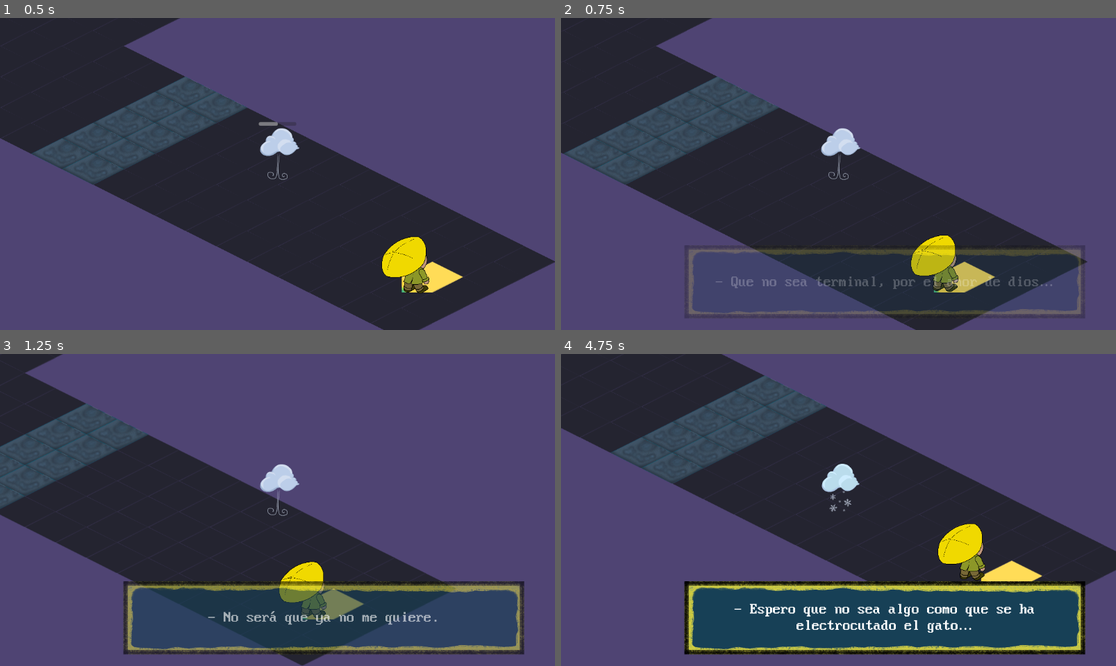
Above: before the commit, frames 1-4 (two rows, left to right).
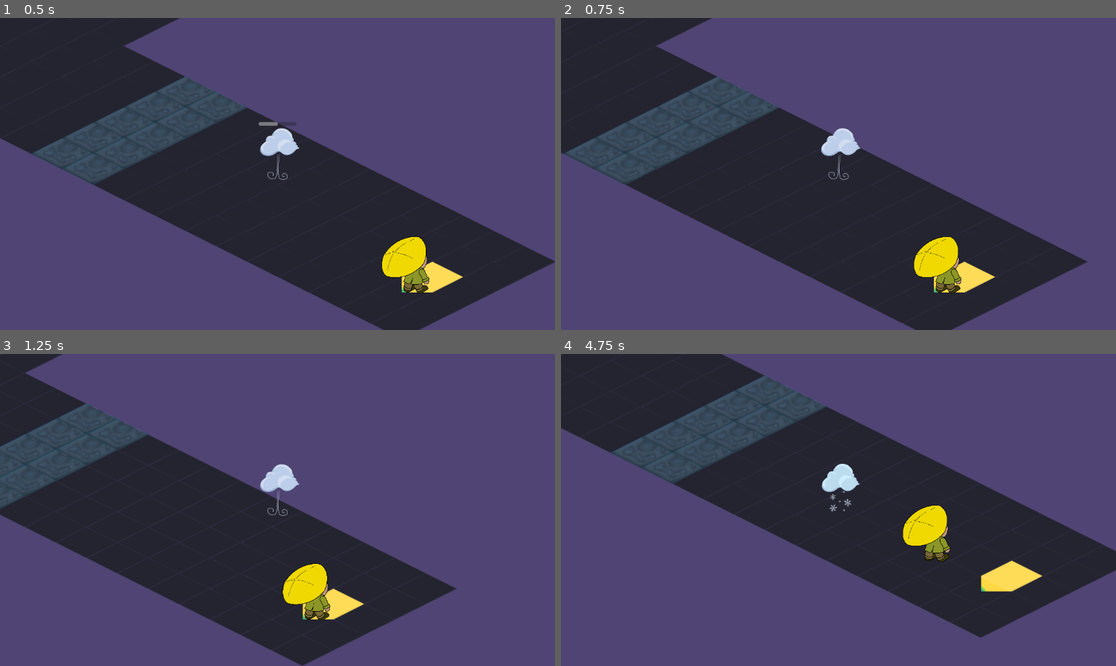
Above: after the commit, the same moments.

Repository: ManuelOteroFernandez/corujam2
Game: Godot game, scene res://LvlOne.tscn
The game is run twice, just before and just after one commit, with the same random seed, the same clock (stepped at 60 frames per second) and the same inputs. This scene is started directly instead of the project's main scene. The engine's default icon, where the game draws it, is replaced by a stand-in: a white triangle on a blue panel in a dark square.
Inputs:
- Up to frame 1 (0.5 s): no input
- Up to frame 2 (0.75 s): tap Enter (ui_accept) at 0.5 s; hold D (move_right) from 0.53 s (still down); tap E (interact) at 0.6 s
- Up to frame 3 (1.25 s): keep holding D (move_right); tap Enter (ui_accept) at 0.77, 0.8, 1.07 s
- Up to frame 4 (4.75 s): release D (move_right) at 1.28 s; hold S (move_down) 1.28-2.03 s; tap Enter (ui_accept) at 1.35, 1.52, 1.82, 2.3, 3.02, 3.32, 3.77, 3.8, 4.07, 4.52 s; tap E (interact) at 1.55, 2.1, 3.05, 4.55 s; hold D (move_right) 2.03-2.78 s; hold W (move_up) 2.78-3.53 s; tap Left (power_01) at 2.85 s; hold Up (power_02) 3.53-4.28 s; hold A (move_left) from 3.53 s (still down); tap Down (power_03) at 4.35 s

Frame 1 is identical in both runs. In frame 2, 4.0% of the frame differs, in the area x 22-95%, y 69-97%; in frame 3, 12%; in frame 4, 19%, in the area x 22-95%, y 48-97%.

Commit message:
FIX Messages

Diff:
--- a/level.gd
+++ b/level.gd
@@ -39,7 +39,7 @@
 	if not npc_path.is_running:
 		return
 
-	npc_path.stop()
+	npc_path.stop_by_death()
 
 	death_screen.show_screen(text)
 
--- a/npc/npc_path.gd
+++ b/npc/npc_path.gd
@@ -20,6 +20,9 @@
 	if current_goal < stop_points.size() - 1:
 		current_goal += 1
 
+func stop_by_death():
+	is_running = false
+
 func _process(delta: float) -> void:
 	if not is_running:
 		return
@@ -31,12 +34,6 @@
 		stop()
 
 
-func _input(event: InputEvent) -> void:
-	if event.is_action("interact"):
-		run()
-	if event.is_action("ui_accept"):
-		stop()
-
 func get_manolo():
 	return manolo
 
